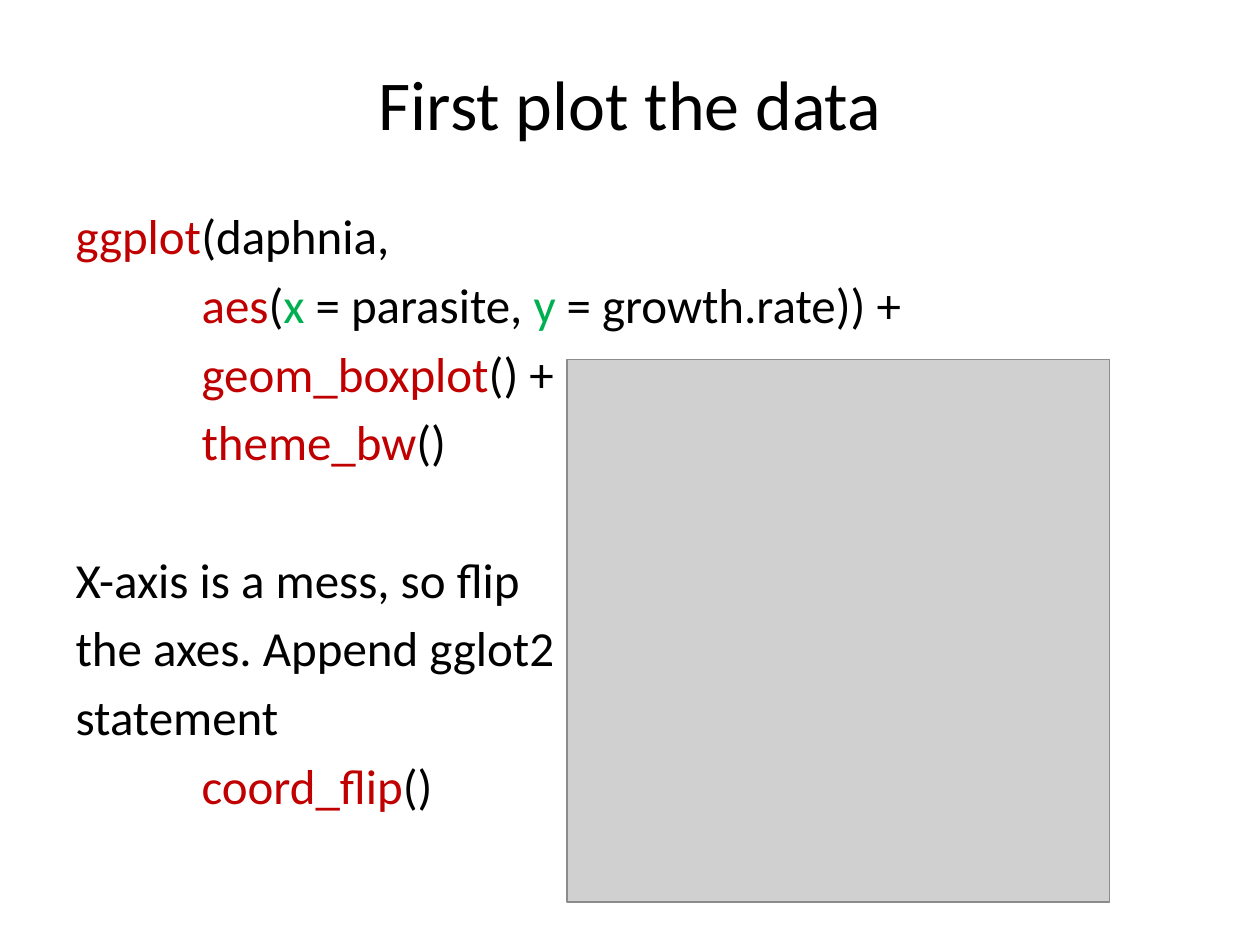
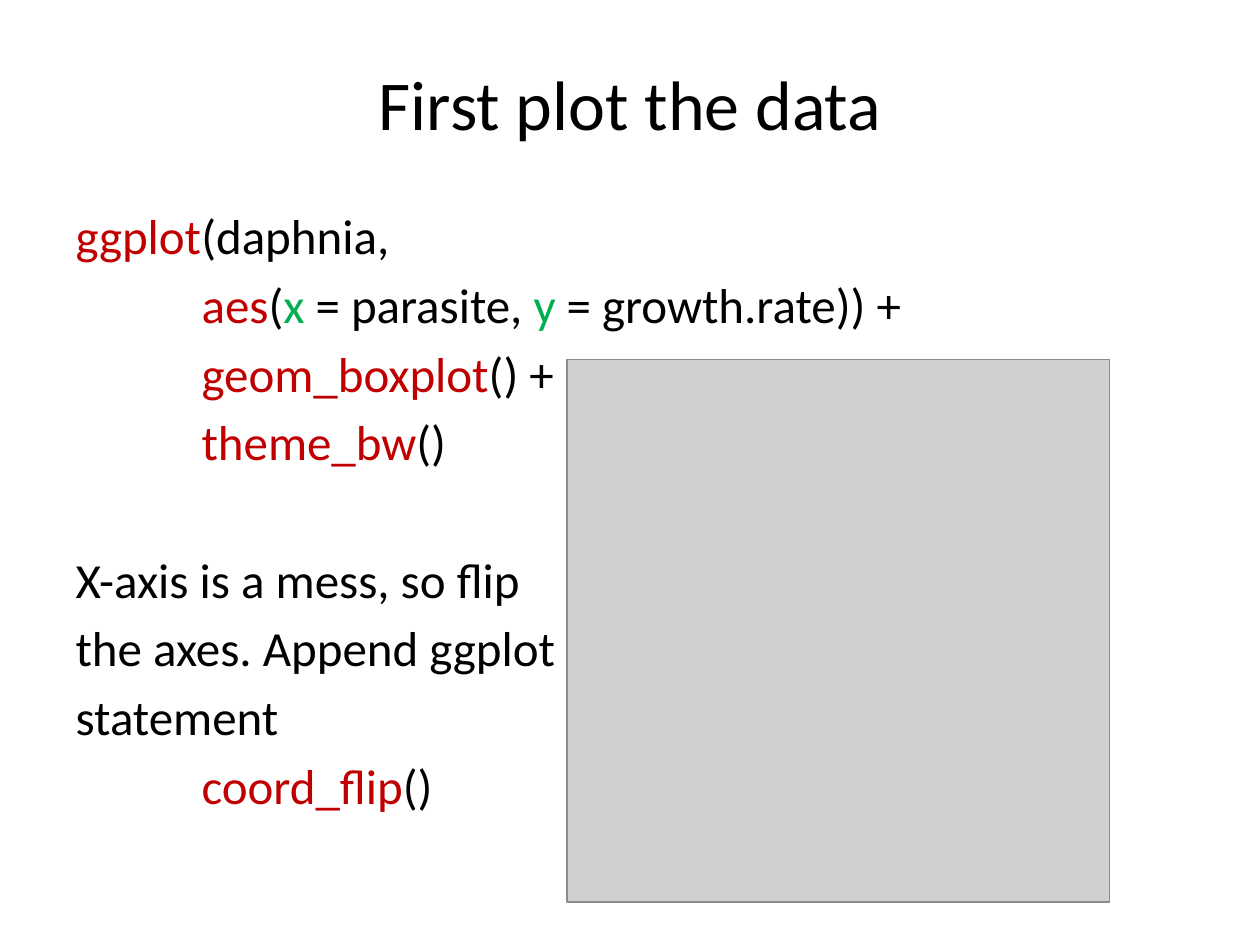
Before and after one commit to cmgienger/5-Linear_Models, a slide deck: slide 28 of 5-Linear_Models.pptx. Drawn at 1260x945 pixels with LibreOffice and Linux fonts; fonts in the diff are those of the drawing; grey boxes stand for pictures. Boxes give left, top, right and bottom in pixels: in the first picture for what was removed or moved away, otherwise in the second. Text is boxed around its words. In the diff, an @@ line names an element or a change of style, - is before the commit and + after.

```diff
--- a/5-Linear_Models.pptx
+++ b/5-Linear_Models.pptx
@@ text at bbox=[76, 632, 555, 675]: text changed @@
-the axes. Append gglot2
+the axes. Append ggplot
```
Also in this commit, not shown: 2 other slides changed, 1 slide removed, 3 other files.
